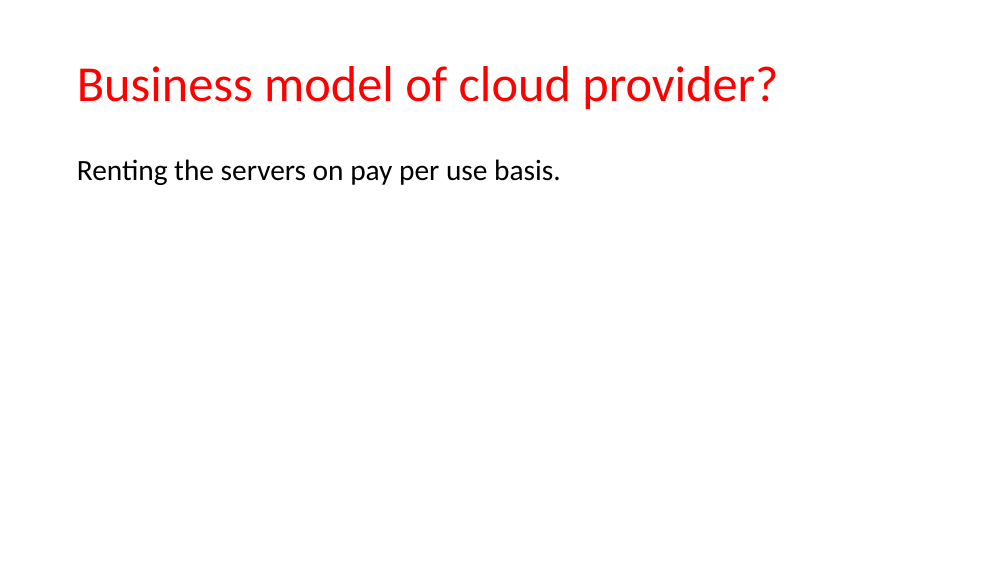
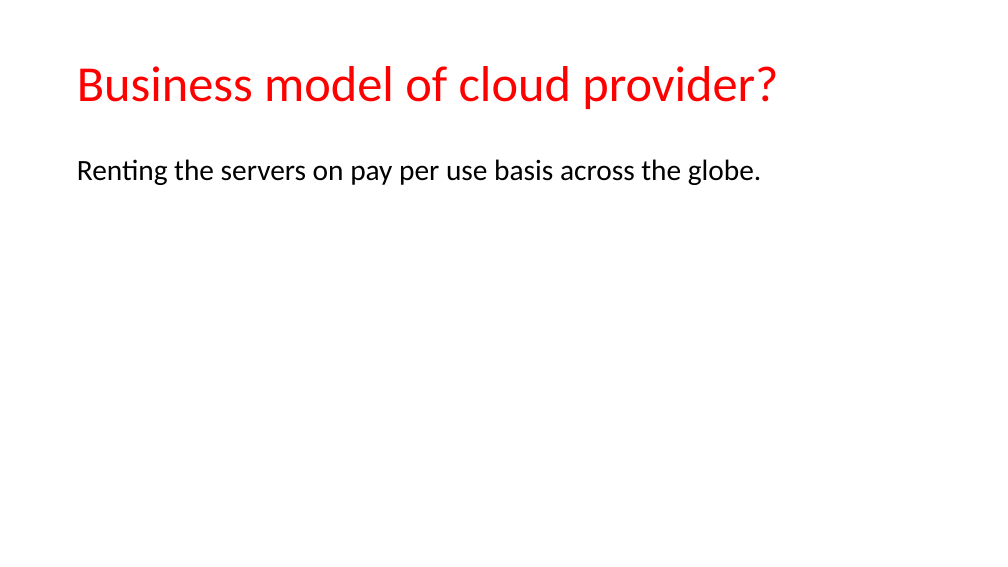
Before and after one commit to JanbaskDevops/Batch1, a slide deck: slide 15 of Backup/AzureCloud/Introduction to Cloud/Chapter1-Introduction to Cloud.pptx (slide 14 before the commit). Drawn at 1008x567 pixels with LibreOffice and Linux fonts; fonts in the diff are those of the drawing. Boxes give left, top, right and bottom in pixels: in the first picture for what was removed or moved away, otherwise in the second. Text is boxed around its words. In the diff, an @@ line names an element or a change of style, - is before the commit and + after.

```diff
--- a/Backup/AzureCloud/Introduction to Cloud/Chapter1-Introduction to Cloud.pptx
+++ b/Backup/AzureCloud/Introduction to Cloud/Chapter1-Introduction to Cloud.pptx
@@ text at (77, 159, 761, 185): text changed @@
-Renting the servers on pay per use basis.
+Renting the servers on pay per use basis across the globe.
```
Also in this commit, not shown: 2 other slides changed, 3 slides added, 12 slides removed, 17 other files.
